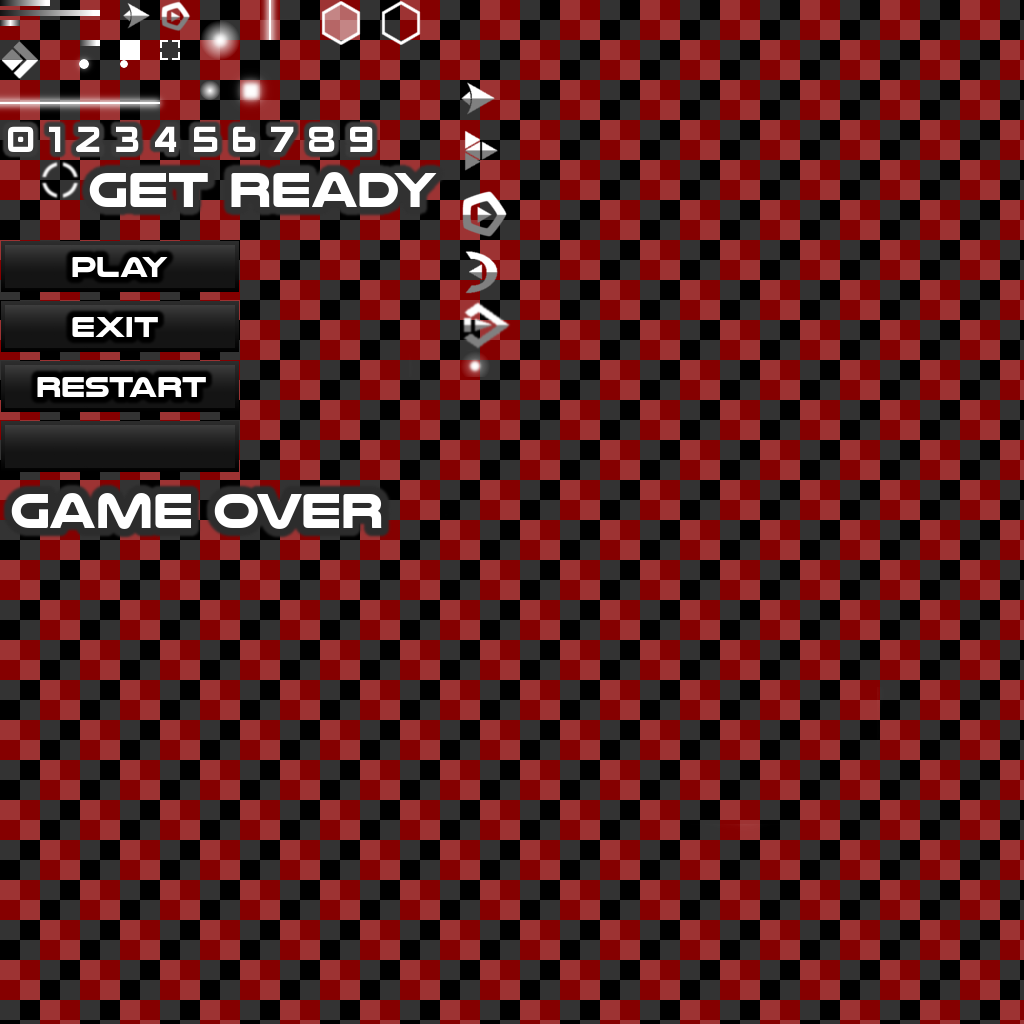
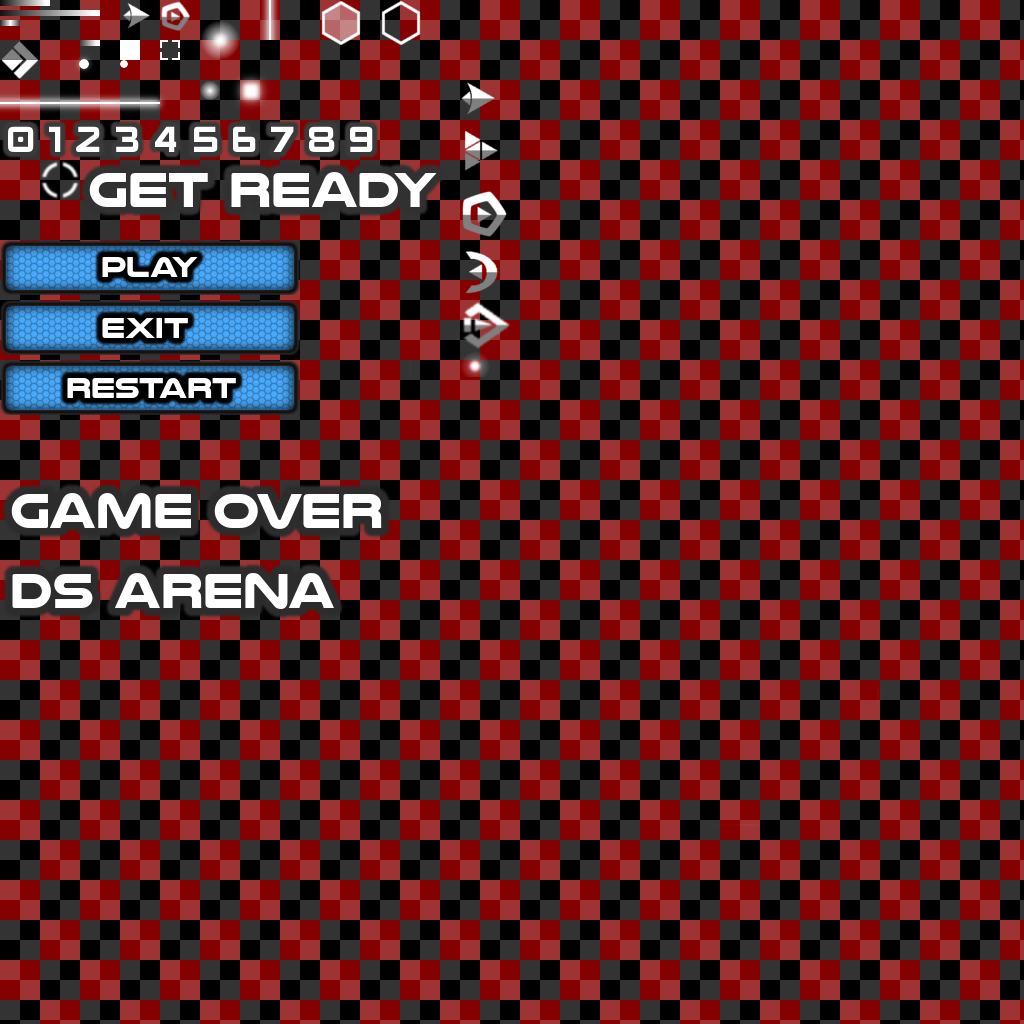
Layer changes from the first 1024 × 1024 image to the second:
painted on "Ebene #1" over [left=28, top=248, right=245, bottom=407]
added layer "Ebene #2" above "Ebene" over [left=0, top=240, right=300, bottom=415]
added layer "Ebene" above "Ebene #3" over [left=2, top=563, right=344, bottom=619]
painted on "Ebene #24" over [left=1, top=241, right=239, bottom=472]
